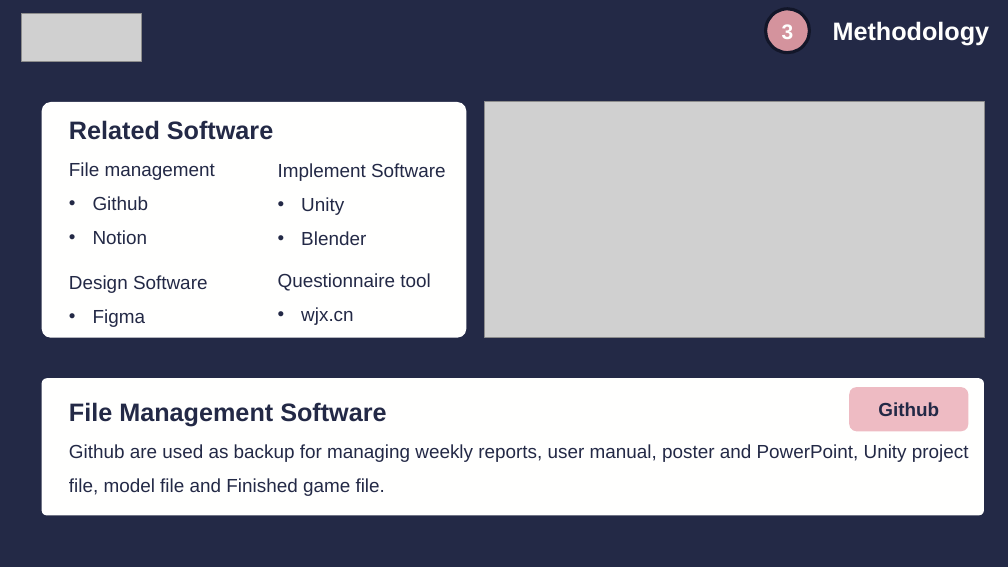
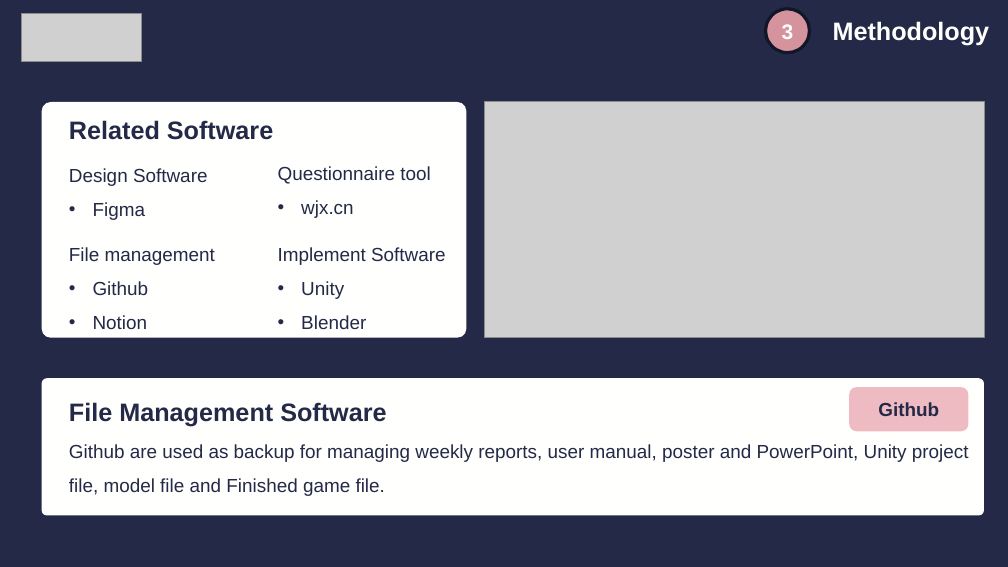
Before and after one commit to Esther201918010201/Project_Game-Development, a slide deck: slide 5 of Poster & PowerPoint/201918010201_PPT.pptx. Drawn at 1008x567 pixels with LibreOffice and Linux fonts; fonts in the diff are those of the drawing; grey boxes stand for pictures. Boxes give left, top, right and bottom in pixels: in the first picture for what was removed or moved away, otherwise in the second. Text is boxed around its words. In the diff, an @@ line names an element or a change of style, - is before the commit and + after.

```diff
--- a/Poster & PowerPoint/201918010201_PPT.pptx
+++ b/Poster & PowerPoint/201918010201_PPT.pptx
@@ text "Design Software": place and size @@
-text "Design Software" at [69, 275, 208, 327]
+text "Design Software" at [69, 168, 208, 220]
@@ text "Questionnaire tool": place and size @@
-text "Questionnaire tool" at [278, 273, 430, 325]
+text "Questionnaire tool" at [278, 166, 430, 218]
@@ text "File management": place and size @@
-text "File management" at [69, 162, 215, 244]
+text "File management" at [69, 247, 215, 329]
@@ text "Implement Software": place and size @@
-text "Implement Software" at [278, 163, 446, 245]
+text "Implement Software" at [278, 247, 446, 329]
```
